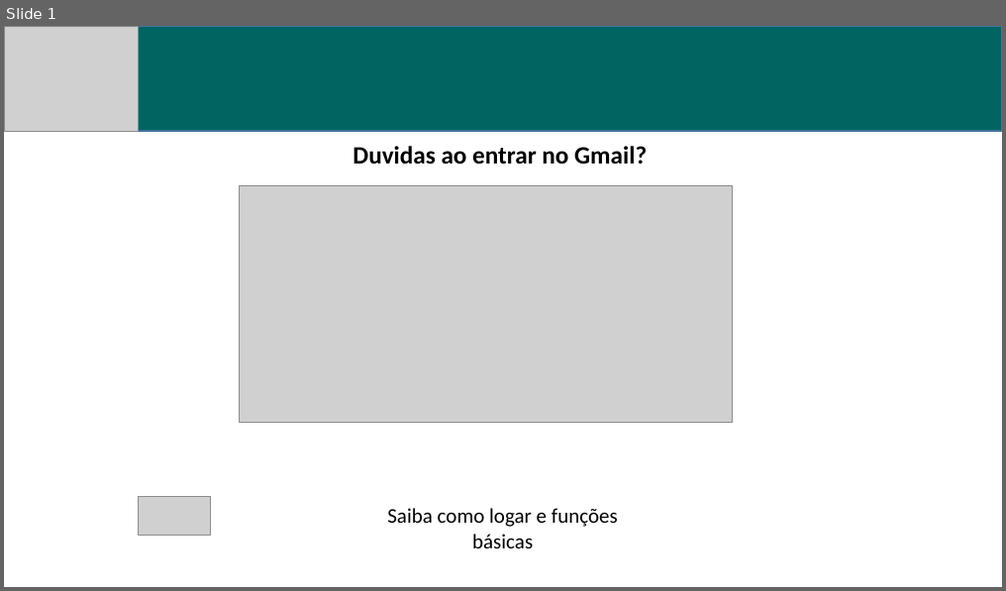
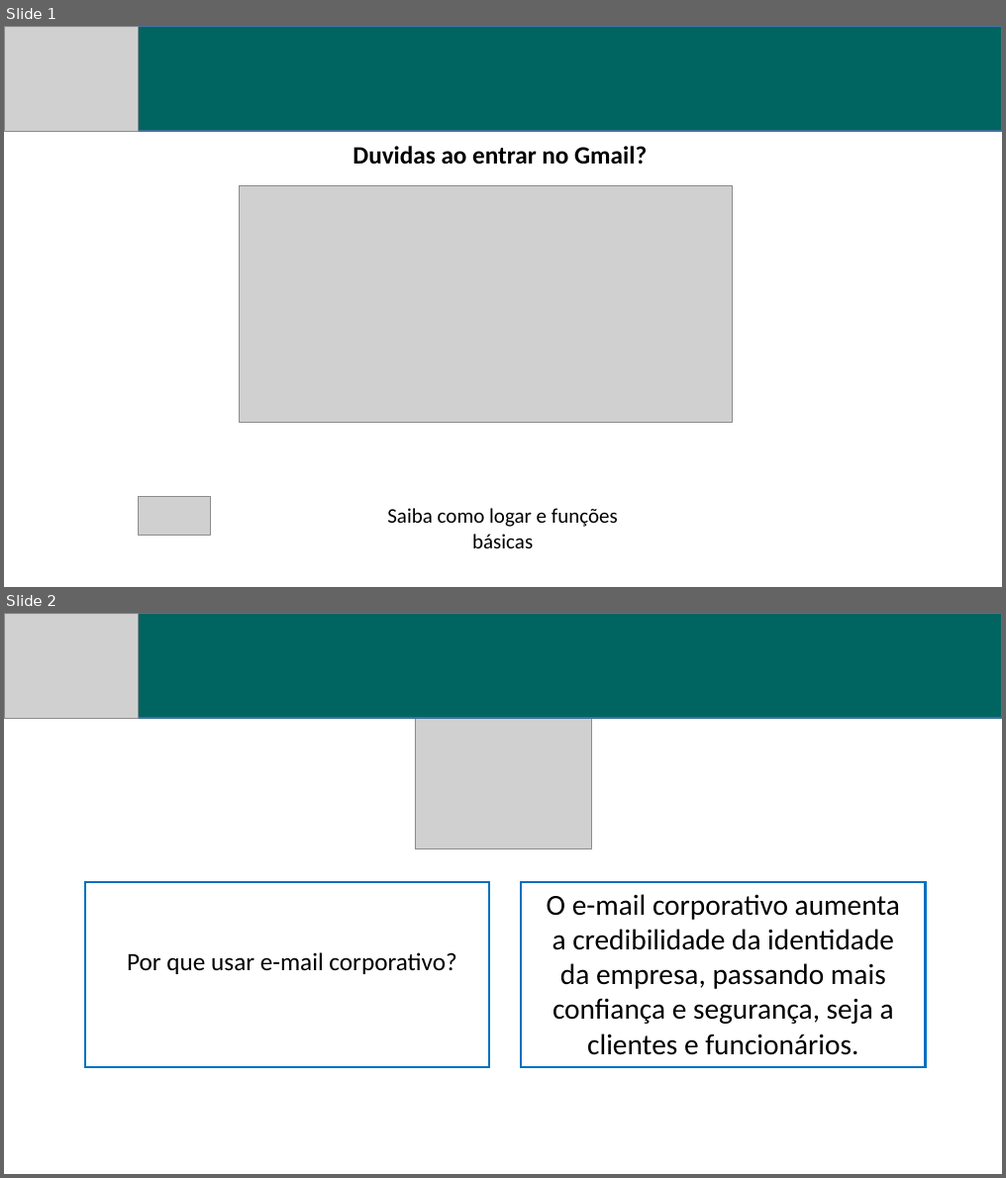
Before and after one commit to GuiDegan/paginalina_home_antiga, a slide deck: documentos_primeirosacessos/E-mail.pptx. Shown one above the other, each under a label of ours: slide 1 before the commit, slides 1 and 2 after it. The pictures are 1006x591 and 1006x1178 pixels, drawn with LibreOffice and Linux fonts; fonts in the diff are those of the drawing; grey boxes stand for pictures. Boxes give left, top, right and bottom in pixels: in the first picture for what was removed or moved away, otherwise in the second. Text is boxed around its words. In the diff, an @@ line names an element or a change of style, - is before the commit and + after.

```diff
--- a/documentos_primeirosacessos/E-mail.pptx
+++ b/documentos_primeirosacessos/E-mail.pptx
@@ slide 2 added at [4,613,1002,1174], background #FFFFFF @@
@@ picture added at [4,613,138,718] @@
@@ rectangle added at [138,613,1002,718], fill #006461, outline #43739E 1 pt @@
@@ picture added at [415,718,592,850] @@
@@ rectangle added at [85,882,490,1068], outline #0070C0 2.25 pt @@
@@ rectangle added at [522,882,926,1068], outline #0070C0 2.25 pt @@
@@ text added at [547,894,900,1056], 28 pt, text #000000 @@
+O e-mail corporativo aumenta a credibilidade da identidade da empresa, passando mais confiança e segurança, seja a clientes e funcionários.
@@ text added at [127,953,456,974], 24 pt, text #000000 @@
+Por que usar e-mail corporativo?
```
Also in this commit, not shown: 2 other files.
